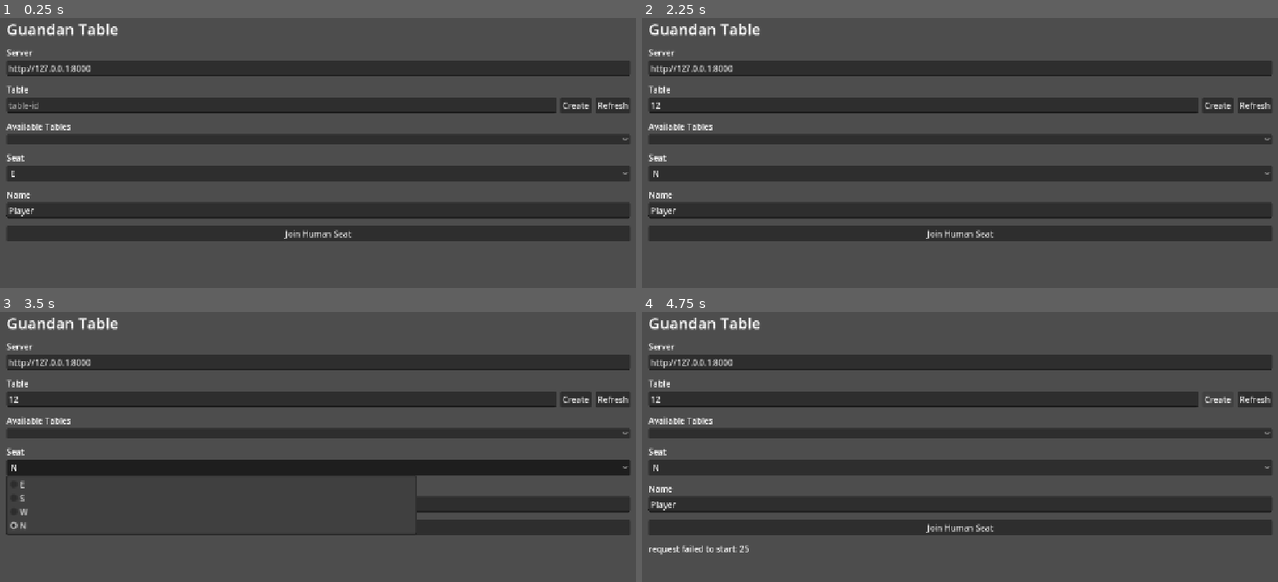
Above: before the commit, frames 1-4 (two rows, left to right).
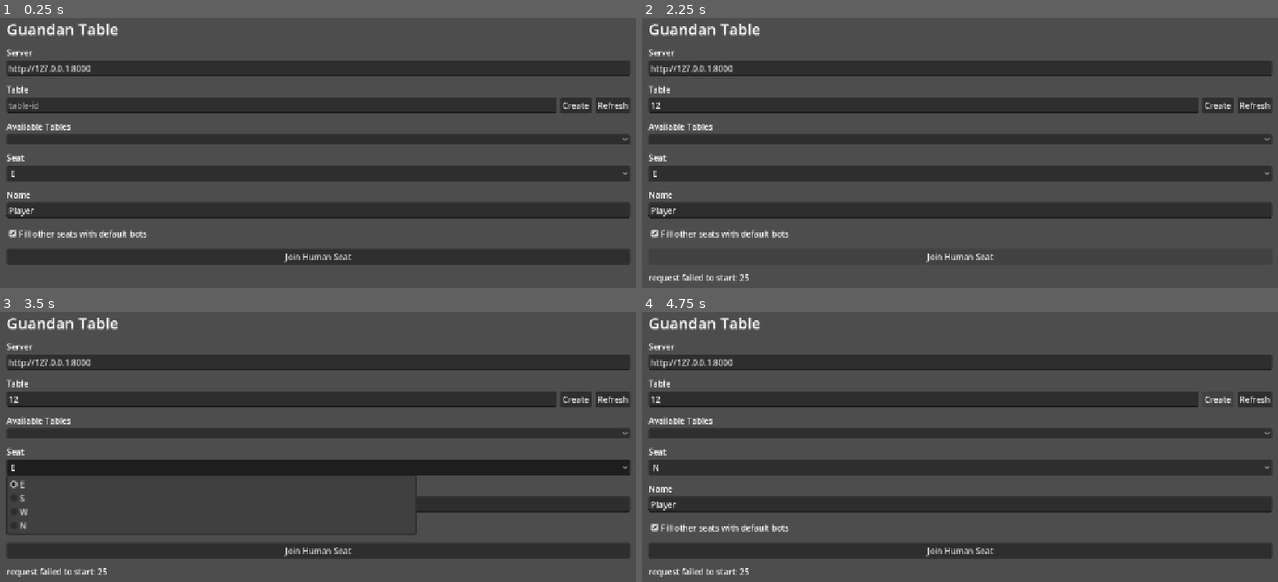
Above: after the commit, the same moments.

Repository: paper777/guandan
Game: Godot game, scene res://scenes/Main.tscn
Same seed, same stepped clock (60 frames per second), same inputs: the game is played once before the commit and once after it.
Inputs (mouse positions are in pixels of both pictures, inside the frame that each line leads up to):
- Up to frame 1 (0.25 s): no input
- Up to frame 2 (2.25 s): click (921, 104) at 0.52 s; type "12" at 0.6 s; click "E" at 1.25 s; click "Join Human Seat" at 2 s
- Up to frame 3 (3.5 s): click (318, 468) at 2.75 s, where only the run before the commit has a clickable "N"
- Up to frame 4 (4.75 s): click (960, 528) at 3.5 s, where only the run after the commit has a clickable "Fill other seats with default…"; click "Create" at 4.25 s

The runs differ from the first frame. In frame 1, 11% of the frame differs, in the area x 1-99%, y 76-92%; in frame 2, 5.9%; in frame 3, 7.8%; in frame 4, 11%, in the area x 0-99%, y 76-99%.

Commit message:
Add default bot fill in Godot UI

Diff:
--- a/ui/scripts/ApiClient.gd
+++ b/ui/scripts/ApiClient.gd
@@ -34,6 +34,14 @@
 	return await request_json(
 		"POST",
 		"/tables/%s/join-human" % table_id.uri_encode(),
+		{"seat": seat, "display_name": display_name}
+	)
+
+
+func join_local_bot(table_id: String, seat: String, display_name: String) -> Dictionary:
+	return await request_json(
+		"POST",
+		"/tables/%s/join-local-bot" % table_id.uri_encode(),
 		{"seat": seat, "display_name": display_name}
 	)
 
--- a/ui/scripts/Lobby.gd
+++ b/ui/scripts/Lobby.gd
@@ -82,6 +82,11 @@
 	refresh_button.pressed.connect(_refresh_snapshot)
 	actions.add_child(refresh_button)
 
+	var fill_bots_button := Button.new()
+	fill_bots_button.text = "Fill Bots"
+	fill_bots_button.pressed.connect(_on_fill_bots_pressed)
+	actions.add_child(fill_bots_button)
+
 	var leave_button := Button.new()
 	leave_button.text = "Leave Local Session"
 	leave_button.pressed.connect(func(): leave_table.emit())
@@ -146,3 +151,33 @@
 	session.update_from_command_response(result["data"])
 	status_label.text = "Match started."
 	open_game.emit()
+
+
+func _on_fill_bots_pressed() -> void:
+	status_label.text = "Adding default bots..."
+	var snapshot_result = await api.table_snapshot(session.table_id)
+	if not snapshot_result.get("ok", false):
+		status_label.text = snapshot_result.get("error", "snapshot failed")
+		return
+	var seats: Dictionary = snapshot_result["data"].get("seats", {})
+	var joined_count := 0
+	for seat in ["E", "S", "W", "N"]:
+		if seats.has(seat):
+			continue
+		var result = await api.join_local_bot(session.table_id, seat, "Bot %s" % seat)
+		if result.get("ok", false):
+			joined_count += 1
+			var controller_id := str(result["data"].get("controller_id", ""))
+			if controller_id != "":
+				var ready_result = await api.ready(session.table_id, seat, controller_id)
+				if not ready_result.get("ok", false):
+					status_label.text = "Bot %s joined, but ready failed: %s" % [
+						seat,
+						ready_result.get("error", "ready failed")
+					]
+					return
+		else:
+			status_label.text = "Bot %s failed: %s" % [seat, result.get("error", "bot join failed")]
+			return
+	status_label.text = "Added %s default bot(s)." % joined_count
+	await _refresh_snapshot()
--- a/ui/scripts/TableSelect.gd
+++ b/ui/scripts/TableSelect.gd
@@ -10,6 +10,7 @@
 var table_list: OptionButton
 var seat_picker: OptionButton
 var display_name_edit: LineEdit
+var fill_bots_check: CheckBox
 var status_label: Label
 var join_button: Button
 
@@ -77,6 +78,11 @@
 	display_name_edit = LineEdit.new()
 	display_name_edit.placeholder_text = "Display name"
 	root.add_child(_field("Name", display_name_edit))
+
+	fill_bots_check = CheckBox.new()
+	fill_bots_check.text = "Fill other seats with default bots"
+	fill_bots_check.button_pressed = true
+	root.add_child(fill_bots_check)
 
 	join_button = Button.new()
 	join_button.text = "Join Human Seat"
@@ -157,4 +163,35 @@
 		return
 	session.update_from_command_response(result["data"])
 	status_label.text = "Joined %s as %s" % [session.table_id, session.seat]
+	if fill_bots_check.button_pressed:
+		await _fill_remaining_bot_seats()
 	joined_table.emit()
+
+
+func _fill_remaining_bot_seats() -> void:
+	var snapshot_result = await api.table_snapshot(session.table_id)
+	if not snapshot_result.get("ok", false):
+		status_label.text = "Joined, but bot fill failed: %s" % snapshot_result.get("error", "snapshot failed")
+		return
+
+	var seats: Dictionary = snapshot_result["data"].get("seats", {})
+	var joined_count := 0
+	for seat in ["E", "S", "W", "N"]:
+		if seat == session.seat or seats.has(seat):
+			continue
+		var result = await api.join_local_bot(session.table_id, seat, "Bot %s" % seat)
+		if result.get("ok", false):
+			joined_count += 1
+			var controller_id := str(result["data"].get("controller_id", ""))
+			if controller_id != "":
+				var ready_result = await api.ready(session.table_id, seat, controller_id)
+				if not ready_result.get("ok", false):
+					status_label.text = "Bot %s joined, but ready failed: %s" % [
+						seat,
+						ready_result.get("error", "ready failed")
+					]
+					return
+		else:
+			status_label.text = "Joined, but bot %s failed: %s" % [seat, result.get("error", "bot join failed")]
+			return
+	status_label.text = "Joined %s as %s; added %s bot(s)." % [session.table_id, session.seat, joined_count]
Not shown, changed: docs/godot_ui_plan.md
